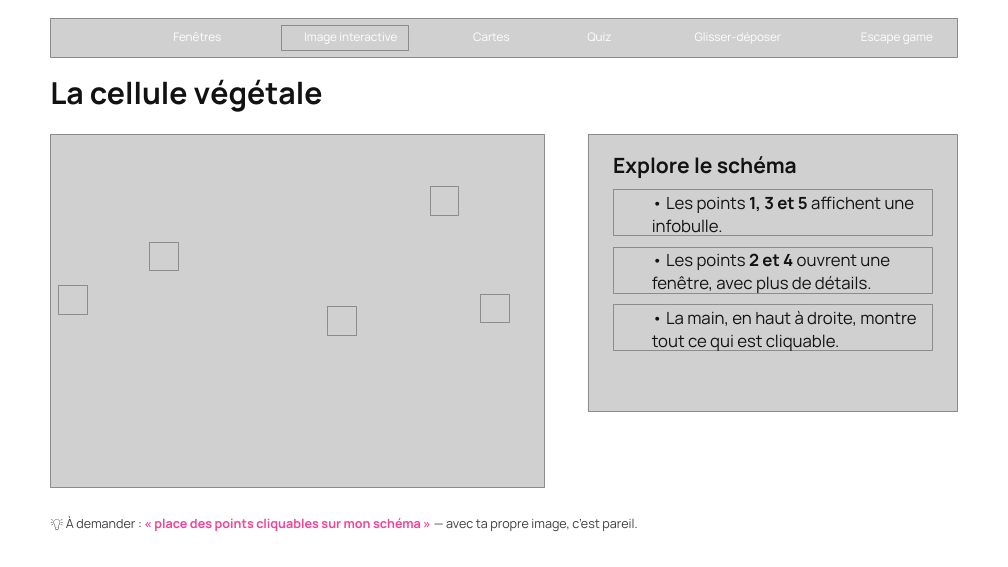
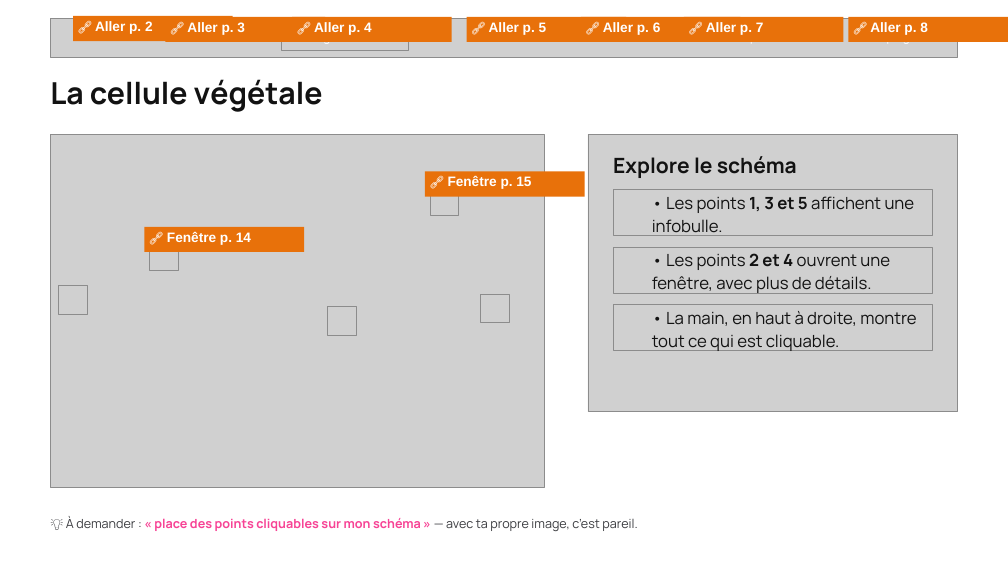
Before and after one commit to reynesmanon11-maker/reynesmanon11-maker.github.io, a slide deck: slide 4 of skills/livrables/vitrine.pptx. Drawn at 1008x567 pixels with LibreOffice and Linux fonts; fonts in the diff are those of the drawing; grey boxes stand for pictures; background and template pictures are left out. Boxes give left, top, right and bottom in pixels: in the first picture for what was removed or moved away, otherwise in the second. Text is boxed around its words. In the diff, an @@ line names an element or a change of style, - is before the commit and + after.

```diff
--- a/skills/livrables/vitrine.pptx
+++ b/skills/livrables/vitrine.pptx
@@ rectangle added at <box>73,16,233,41</box>, fill #E8710A, 13 pt, text #FFFFFF, bold @@
+🔗 Aller p. 2
@@ rectangle added at <box>166,17,325,42</box>, fill #E8710A, 13 pt, text #FFFFFF, bold @@
+🔗 Aller p. 3
@@ rectangle added at <box>292,17,451,42</box>, fill #E8710A, 13 pt, text #FFFFFF, bold @@
+🔗 Aller p. 4
@@ rectangle added at <box>467,17,626,42</box>, fill #E8710A, 13 pt, text #FFFFFF, bold @@
+🔗 Aller p. 5
@@ rectangle added at <box>581,17,740,42</box>, fill #E8710A, 13 pt, text #FFFFFF, bold @@
+🔗 Aller p. 6
@@ rectangle added at <box>684,17,844,42</box>, fill #E8710A, 13 pt, text #FFFFFF, bold @@
+🔗 Aller p. 7
@@ rectangle added at <box>848,17,1008,42</box>, fill #E8710A, 13 pt, text #FFFFFF, bold @@
+🔗 Aller p. 8
@@ rectangle added at <box>425,172,585,197</box>, fill #E8710A, 13 pt, text #FFFFFF, bold @@
+🔗 Fenêtre p. 15
@@ rectangle added at <box>144,227,304,252</box>, fill #E8710A, 13 pt, text #FFFFFF, bold @@
+🔗 Fenêtre p. 14
```
Also in this commit, not shown: 10 other slides changed, 3 other files.
